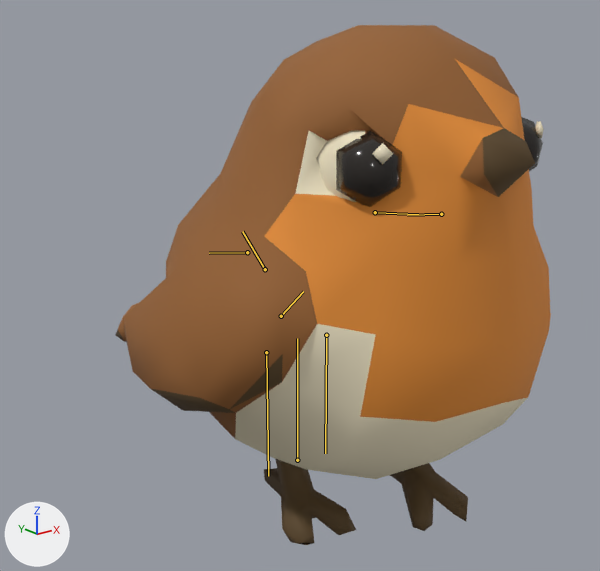
One commit to the glTF model assets/raw/models/visitors/songbird.lod1.glb: the scene before it, then after it.
Before and after are seen from a camera (50 mm lens) standing at (-0.1375, -0.1734, 0.1235) and looking at (-0.001, -0.0028, 0.0552). The lights are fixed; the arrows at lower left show +X, +Y and +Z. The first picture is the older version. The bones that bend it are drawn over the model as lines.

In view in the first picture: 'tripo_node_e52b4461-af13-4879-b77a-be572c2dc611.001'.
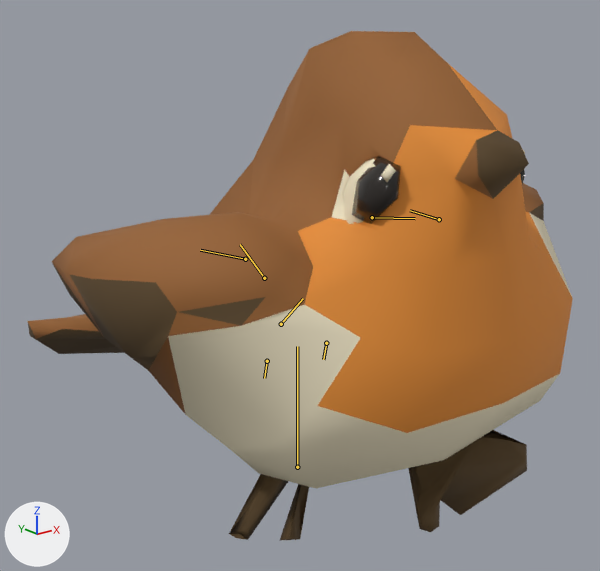
The newer file adds an action. The first version stands in its rest pose; the second is drawn at frame 2 of the action 'fly'.

What differs and where, as boxes (x1, y1, x2, y2) in the pictures (600 x 571 px):
'tripo_node_e52b4461-af13-4879-b77a-be572c2dc611.001', posed (25% wider): before (115, 25, 551, 545); after (28, 31, 573, 540)
bone 'root', root to tip: before (297, 460) to (297, 338); after (297, 467) to (297, 346)
bone 'spine', root to tip: before (281, 316) to (303, 291); after (281, 324) to (303, 298)
bone 'tail', root to tip: before (265, 269) to (242, 231); after (264, 278) to (240, 244)
bone 'wingL', root to tip: before (247, 252) to (209, 253); after (245, 259) to (200, 250)
bone 'wingR', root to tip: before (441, 214) to (407, 215); after (439, 219) to (410, 210)
bone 'legL', root to tip: before (266, 352) to (268, 476); after (267, 361) to (264, 378)
bone 'legR', root to tip: before (326, 335) to (325, 453); after (326, 343) to (323, 359)

The edits, one by one:
Bone 'root' (bone_root) moves from (0.0, 0.0, 0.0) to (0.0, -0.0025, 0.0).
Bone 'spine' (bone_spine) turns from (0, 0, 0) to (-1, 0, 0) degrees about its own x, y and z.
Bone 'tail' (bone_tail) turns from (0, 0, 0) to (-6, 0, 0) degrees about its own x, y and z.
Bone 'wingL' (bone_wingl) turns from (0, 0, 0) to (26, 63, 32) degrees about its own x, y and z.
Bone 'wingR' (bone_wingr) turns from (0, 0, 0) to (26, -63, -32) degrees about its own x, y and z.
Bone 'legL' (bone_legl) turns from (0, 0, 0) to (12, 0, 0) degrees about its own x, y and z.
Bone 'legL' (bone_legl) is rescaled from (1.0, 1.0, 1.0) to (1.0, 0.15, 1.0).
Bone 'legR' (bone_legr) turns from (0, 0, 0) to (12, 0, 0) degrees about its own x, y and z.
Bone 'legR' (bone_legr) is rescaled from (1.0, 1.0, 1.0) to (1.0, 0.15, 1.0).
